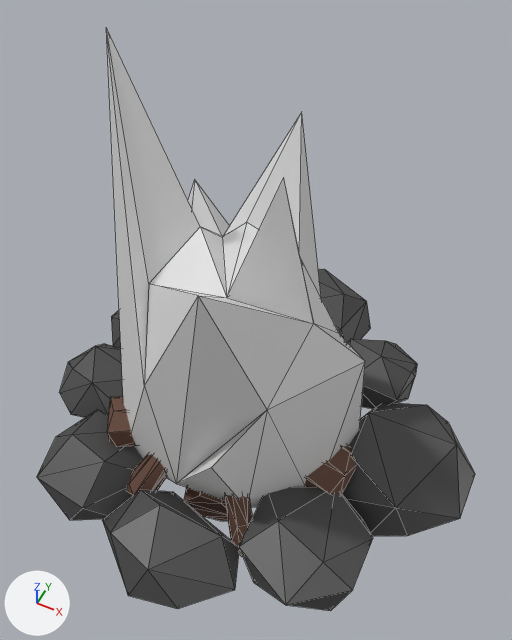
The FBX model SourceArt/Campfire.fbx, before and after one commit.
Rendered twice from a 50 mm camera at (0.298, -0.537, 0.94) aimed at (0.018, 0.022, 0.241). Every picture has the same lights, and +X, +Y and +Z are marked at lower left. Mesh edges are drawn as thin lines. Where no turn or scale is listed for an object, it has been applied to the vertices.

The first picture shows 'Fire', 'Stones', 'logs'.
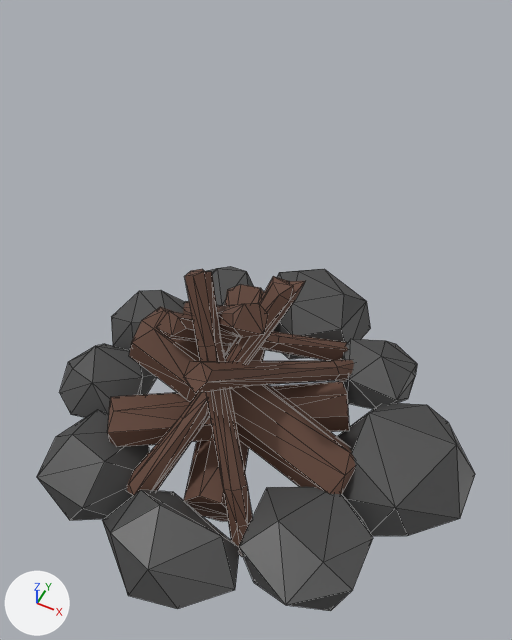
What changed in the scene script:
```text
Remove ob_fire:
    ob_fire = bpy.data.objects.new('Fire', me_mesh_001)
    ob_fire.location = (0.0, 0.0, 0.0)
```

Changed parts and their boxes (x1, y1, x2, y2) in the pictures (512 x 640 px):
'Fire', deleted: before (106, 27, 365, 508)
'logs', unchanged, uncovered by the edit: before (107, 396, 356, 557); after (107, 269, 356, 557)
